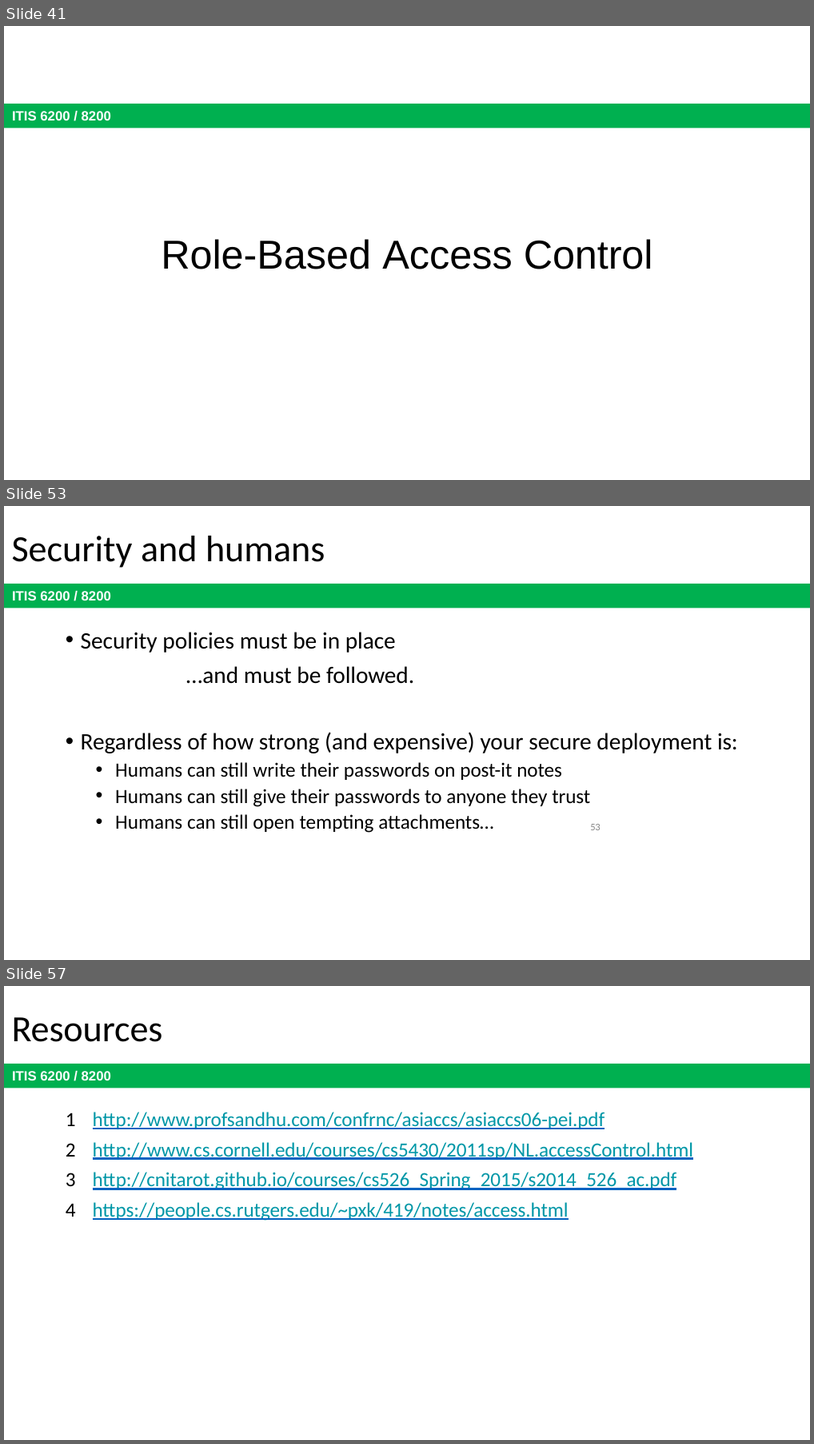
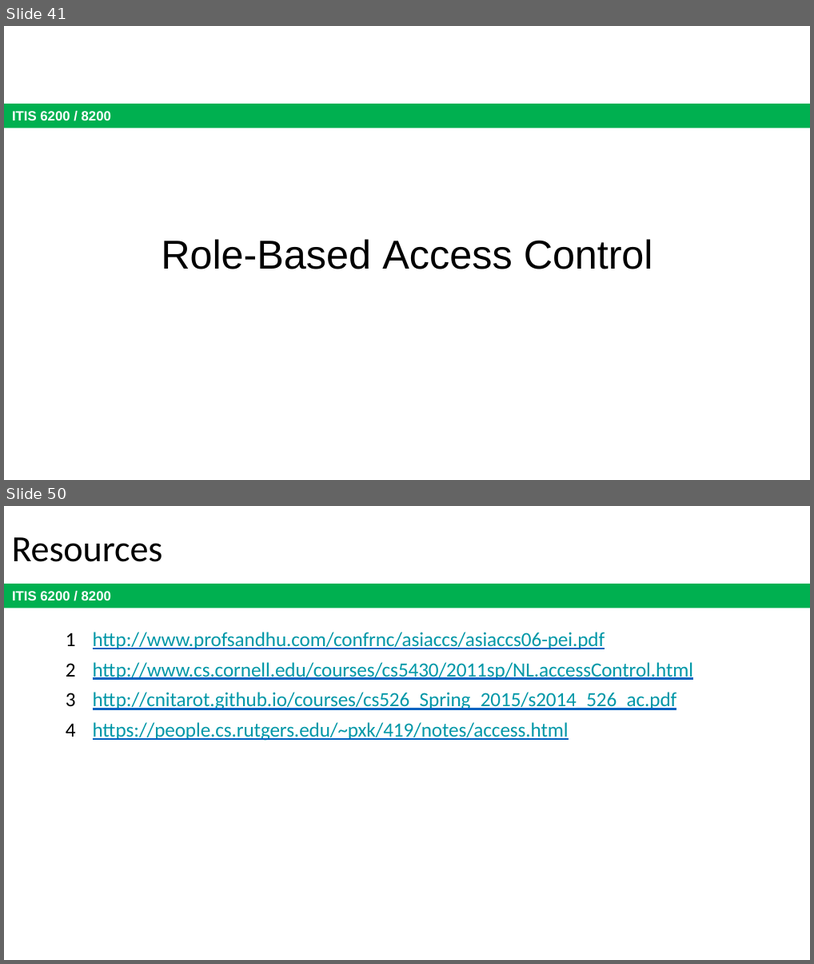
Before and after one commit to jx5c/github.io, a slide deck: teaching/ITIS6200/2023fa/lectures/lec09.pptx. Shown one above the other, each under a label of ours: slides 41, 53 and 57 before the commit, slides 41 and 50 after it; the slides between them are not shown. The pictures are 814x1444 and 814x964 pixels, drawn with LibreOffice and Linux fonts; fonts in the diff are those of the drawing. Boxes give left, top, right and bottom in pixels: in the first picture for what was removed or moved away, otherwise in the second. Text is boxed around its words. In the diff, an @@ line names an element or a change of style, - is before the commit and + after.

```diff
--- a/teaching/ITIS6200/2023fa/lectures/lec09.pptx
+++ b/teaching/ITIS6200/2023fa/lectures/lec09.pptx
@@ slide 53 removed at box(4, 506, 810, 960), background #FFFFFF; not listed: 1 template element that a slide beside it also shows @@
@@ title removed at box(12, 536, 325, 568) @@
-Security and humans
@@ text removed at box(81, 632, 738, 832) @@
-• Security policies must be in place
-…and must be followed.
-• Regardless of how strong (and expensive) your secure deployment is:
-  • Humans can still write their passwords on post-it notes
-  • Humans can still give their passwords to anyone they trust
-  • Humans can still open tempting attachments…
@@ page number removed at box(590, 824, 600, 830) @@
-53
@@ what was slide 57 is now slide 50 @@
```
Also in this commit, not shown: 10 slides changed, 6 other slides removed, 2 other files.
